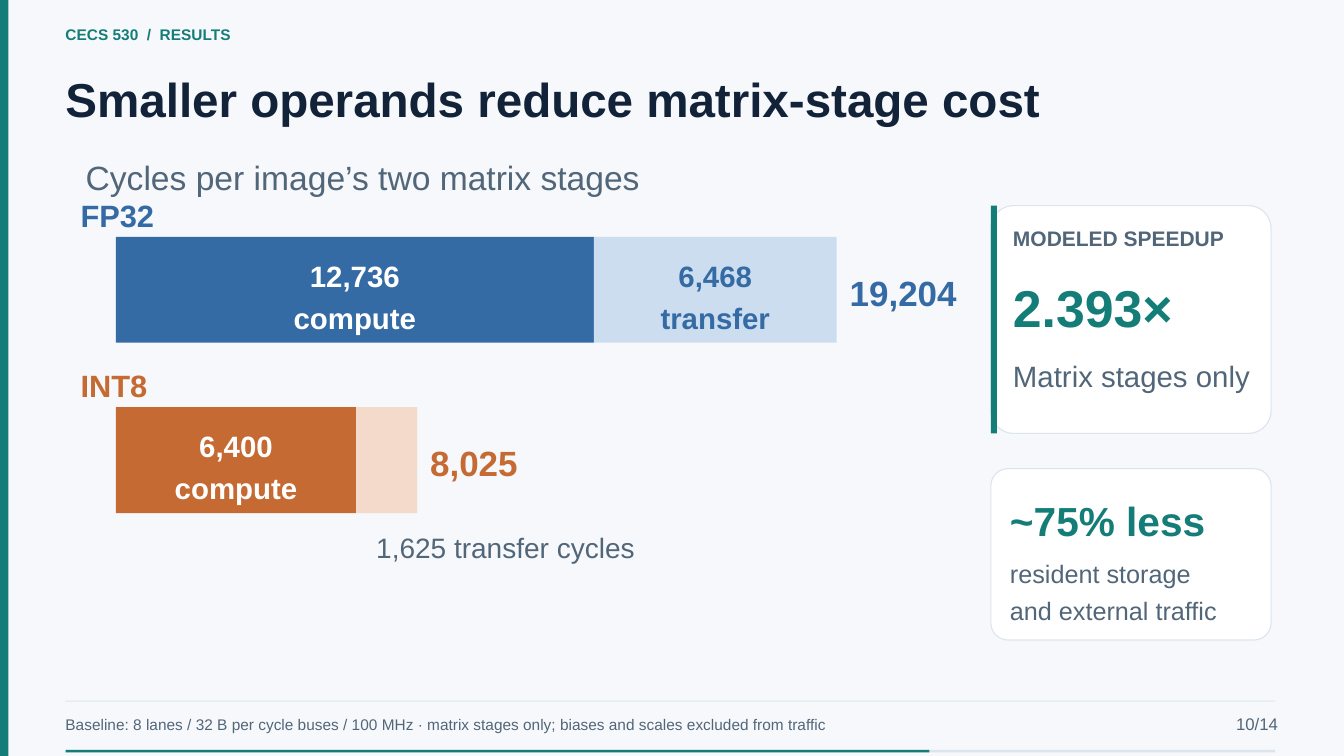
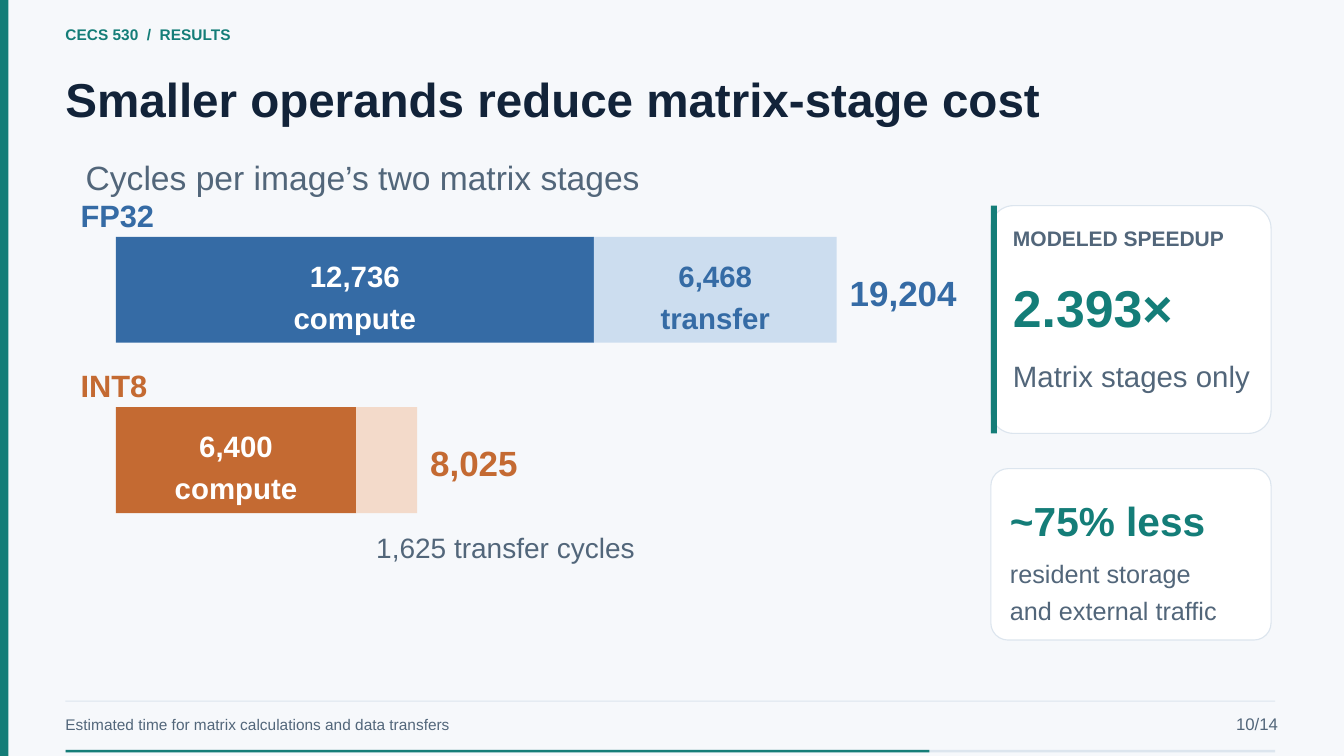
Before and after one commit to EnragedWaters/CECS-530-Quantized-Neural-Network-Accelerator, a slide deck: slide 10 of presentation/project-presentation.pptx. Drawn at 1344x756 pixels with LibreOffice and Linux fonts; fonts in the diff are those of the drawing. Boxes give left, top, right and bottom in pixels: in the first picture for what was removed or moved away, otherwise in the second. Text is boxed around its words. In the diff, an @@ line names an element or a change of style, - is before the commit and + after.

```diff
--- a/presentation/project-presentation.pptx
+++ b/presentation/project-presentation.pptx
@@ text at <box>65,719,449,730</box>: text changed @@
-Baseline: 8 lanes / 32 B per cycle buses / 100 MHz · matrix stages only; biases and scales excluded from traffic
+Estimated time for matrix calculations and data transfers
```
Also in this commit, not shown: 17 other slides changed, 2 other files.
